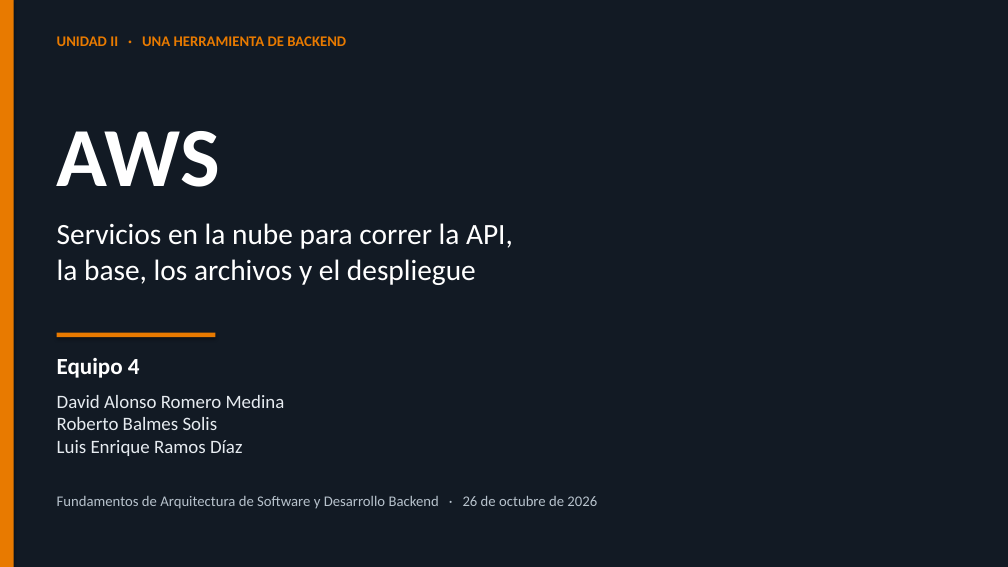
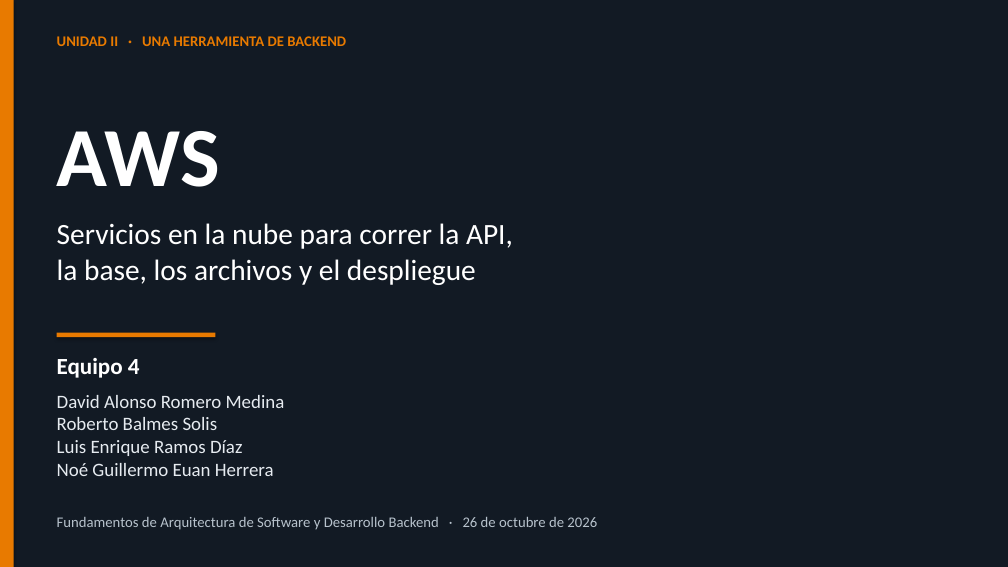
Before and after one commit to DavidAlonsoRomeroMedina/equipo4-aws, a slide deck: slide 1 of equipo4_aws_slides.pptx. Drawn at 1008x567 pixels with LibreOffice and Linux fonts; fonts in the diff are those of the drawing. Boxes give left, top, right and bottom in pixels: in the first picture for what was removed or moved away, otherwise in the second. Text is boxed around its words. In the diff, an @@ line names an element or a change of style, - is before the commit and + after.

```diff
--- a/equipo4_aws_slides.pptx
+++ b/equipo4_aws_slides.pptx
@@ text at <box>57,463,274,476</box>: paragraph added @@
+Noé Guillermo Euan Herrera
@@ text "Fundamentos de Arquitectura de Software ...": place and size @@
-text "Fundamentos de Arquitectura de Software ..." at <box>57,496,597,509</box>
+text "Fundamentos de Arquitectura de Software ..." at <box>57,517,597,530</box>
```
Also in this commit, not shown: 3 other slides changed, 1 other file.
